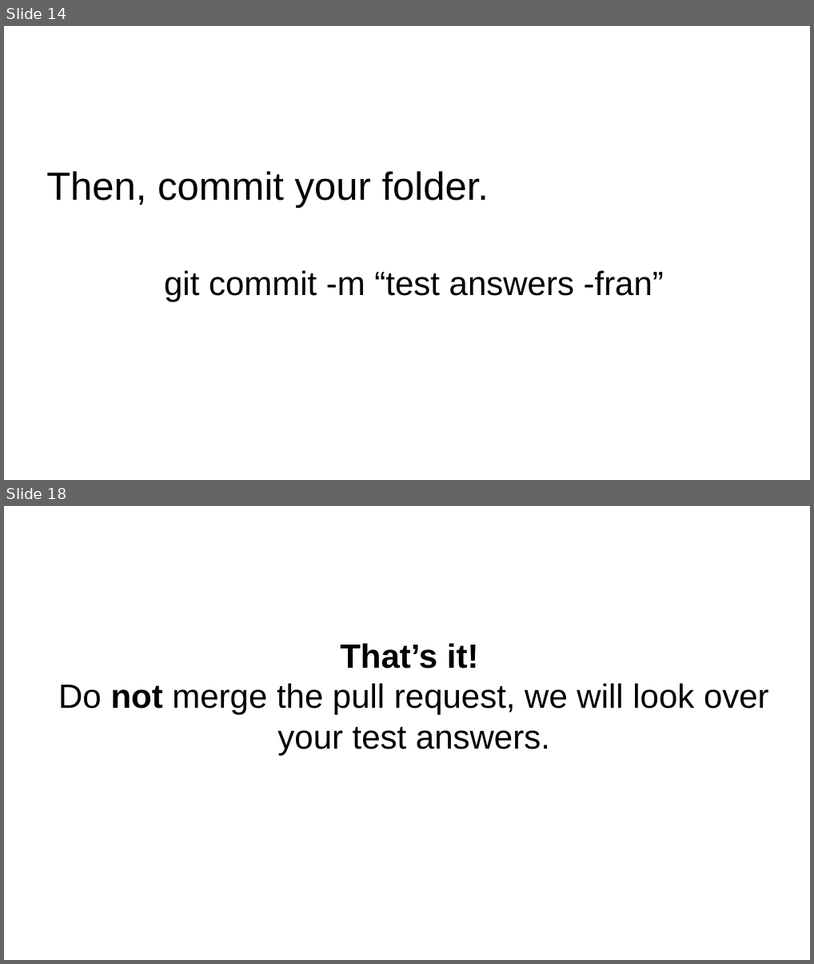
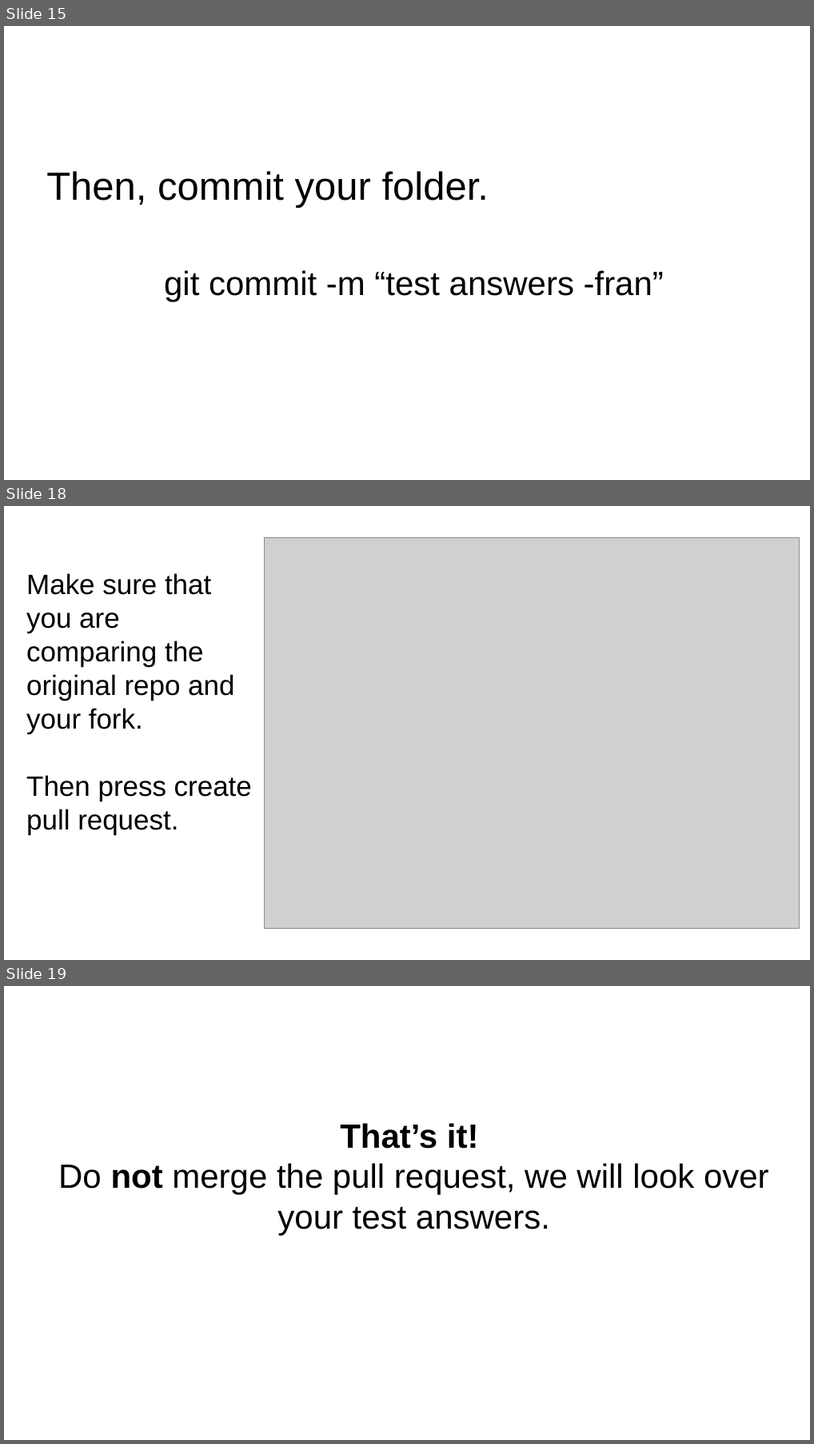
Before and after one commit to codemary/stormstudents, a slide deck: course_material/git.pptx. Shown one above the other, each under a label of ours: slides 14 and 18 before the commit, slides 15, 18 and 19 after it; the slides between them are not shown. The pictures are 814x964 and 814x1444 pixels, drawn with LibreOffice and Linux fonts; fonts in the diff are those of the drawing; grey boxes stand for pictures. Boxes give left, top, right and bottom in pixels: in the first picture for what was removed or moved away, otherwise in the second. Text is boxed around its words. In the diff, an @@ line names an element or a change of style, - is before the commit and + after.

```diff
--- a/course_material/git.pptx
+++ b/course_material/git.pptx
@@ slide 18 added at <box>4,506,810,960</box>, background #FFFFFF @@
@@ picture added at <box>265,537,800,928</box> @@
@@ text added at <box>26,573,252,835</box>, 25 pt, text #000000 @@
+Make sure that you are comparing the original repo and your fork.
+Then press create pull request.
@@ what was slide 14 is now slide 15 @@
@@ what was slide 18 is now slide 19 @@
```
Also in this commit, not shown: 6 slides changed, 5 other slides added, 5 slides removed.
